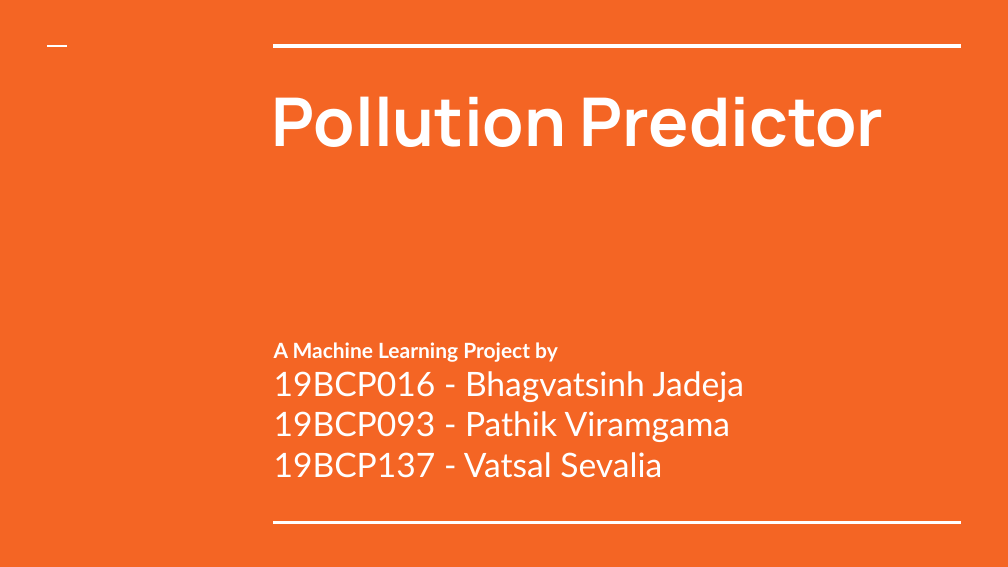
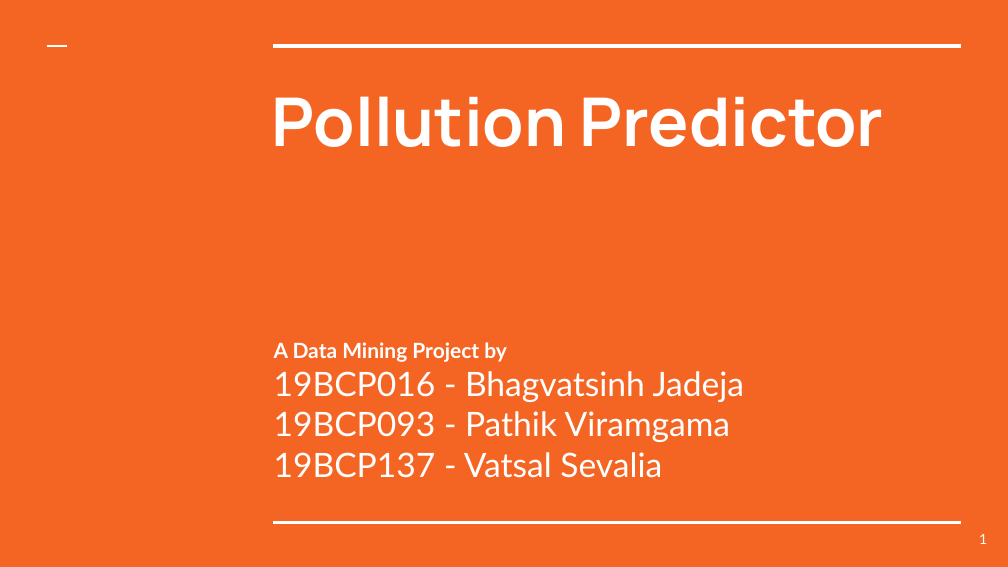
Before and after one commit to Pr0fess0rOP/Pollution-Predictor, a slide deck: slide 1 of DMP-Pollution Predictor Presentation.pptx. Drawn at 1008x567 pixels with LibreOffice and Linux fonts; fonts in the diff are those of the drawing. Boxes give left, top, right and bottom in pixels: in the first picture for what was removed or moved away, otherwise in the second. Text is boxed around its words. In the diff, an @@ line names an element or a change of style, - is before the commit and + after.

```diff
--- a/DMP-Pollution Predictor Presentation.pptx
+++ b/DMP-Pollution Predictor Presentation.pptx
@@ subtitle at (274, 342, 745, 442): text changed @@
-A Machine Learning Project by
-19BCP016 - Bhagvatsinh Jadeja
-19BCP093 - Pathik Viramgama
+A Data Mining Project by
+19BCP016 - Bhagvatsinh Jadeja
+19BCP093 - Pathik Viramgama
@@ page number added at (979, 534, 987, 544), 10 pt, text #FFFFFF @@
+1
```
Also in this commit, not shown: 13 other slides changed, 3 slides added, 1 other file.
